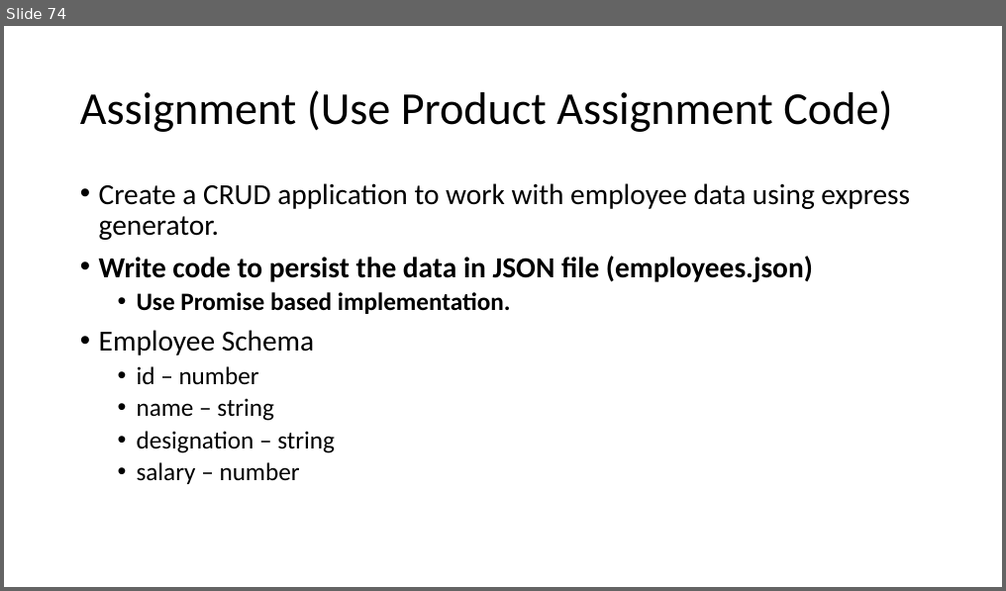
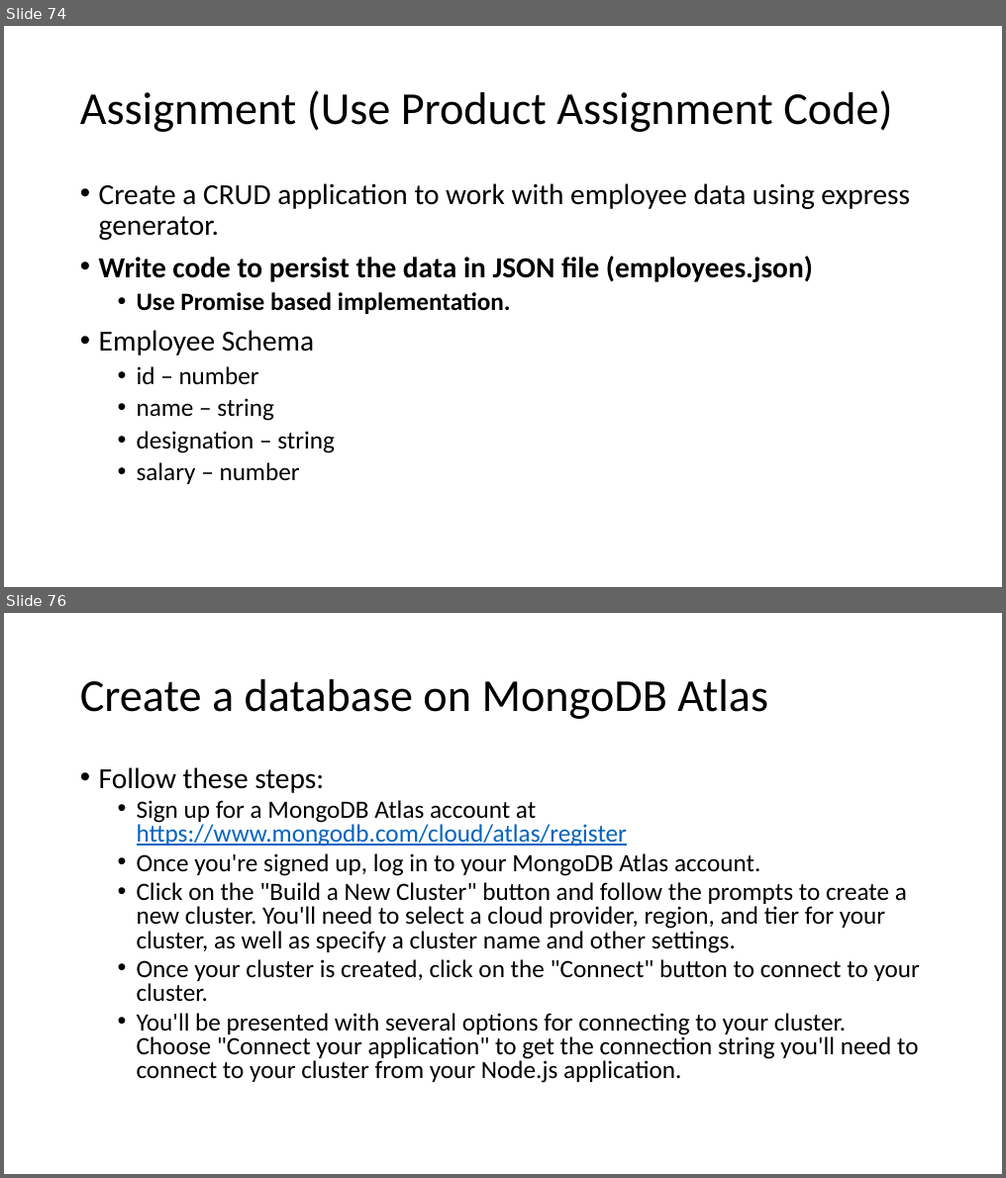
Before and after one commit to explore-with-manish/im-jan24, a slide deck: Node/Notes/Node.pptx. Shown one above the other, each under a label of ours: slide 74 before the commit, slides 74 and 76 after it; the slides between them are not shown. The pictures are 1006x591 and 1006x1178 pixels, drawn with LibreOffice and Linux fonts; fonts in the diff are those of the drawing. Boxes give left, top, right and bottom in pixels: in the first picture for what was removed or moved away, otherwise in the second. Text is boxed around its words. In the diff, an @@ line names an element or a change of style, - is before the commit and + after.

```diff
--- a/Node/Notes/Node.pptx
+++ b/Node/Notes/Node.pptx
@@ slide 76 added at (x1=4, y1=613, x2=1002, y2=1174), background #FFFFFF @@
@@ title added at (x1=80, y1=679, x2=768, y2=719), 44 pt, text #000000 @@
+Create a database on MongoDB Atlas
@@ text added at (x1=99, y1=767, x2=920, y2=1083), 24 pt, text #000000 @@
+• Follow these steps:
+  • Sign up for a MongoDB Atlas account at https://www.mongodb.com/cloud/atlas/register
+  • Once you're signed up, log in to your MongoDB Atlas account.
+  • Click on the "Build a New Cluster" button and follow the prompts to create a new cluster. You'll need to select a cloud provider, region, and tier for your cluster, as well as specify a cluster name and other settings.
+  • Once your cluster is created, click on the "Connect" button to connect to your cluster.
+  • You'll be presented with several options for connecting to your cluster. Choose "Connect your application" to get the connection string you'll need to connect to your cluster from your Node.js application.
```
Also in this commit, not shown: 14 other slides added, 20 other files.
